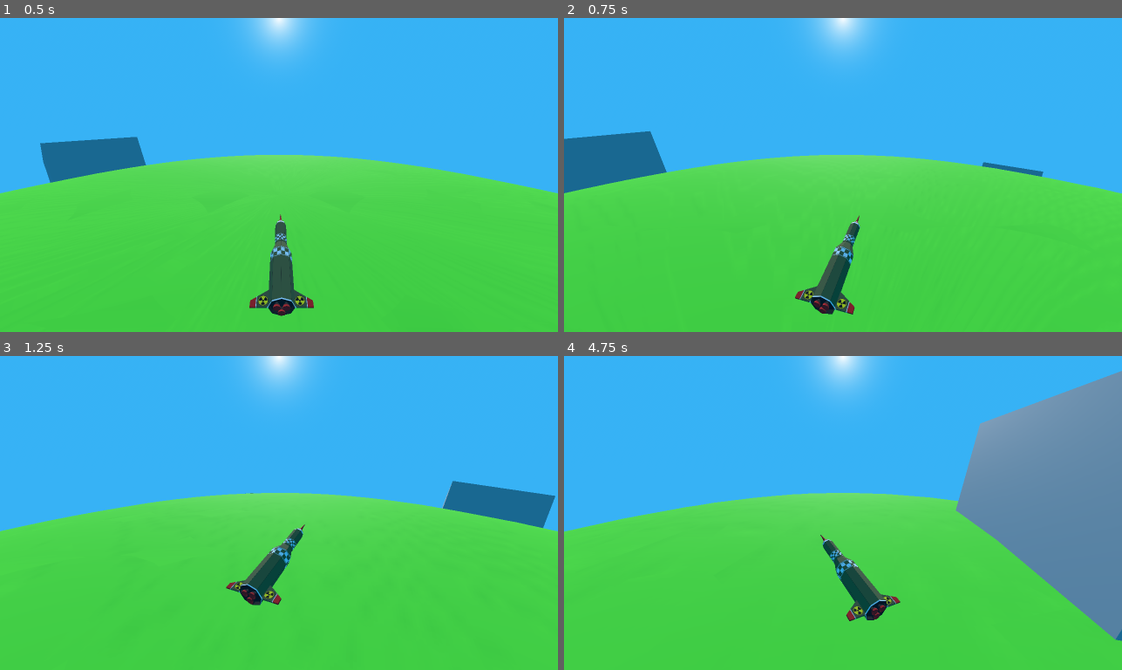
Above: before the commit, frames 1-4 (two rows, left to right).
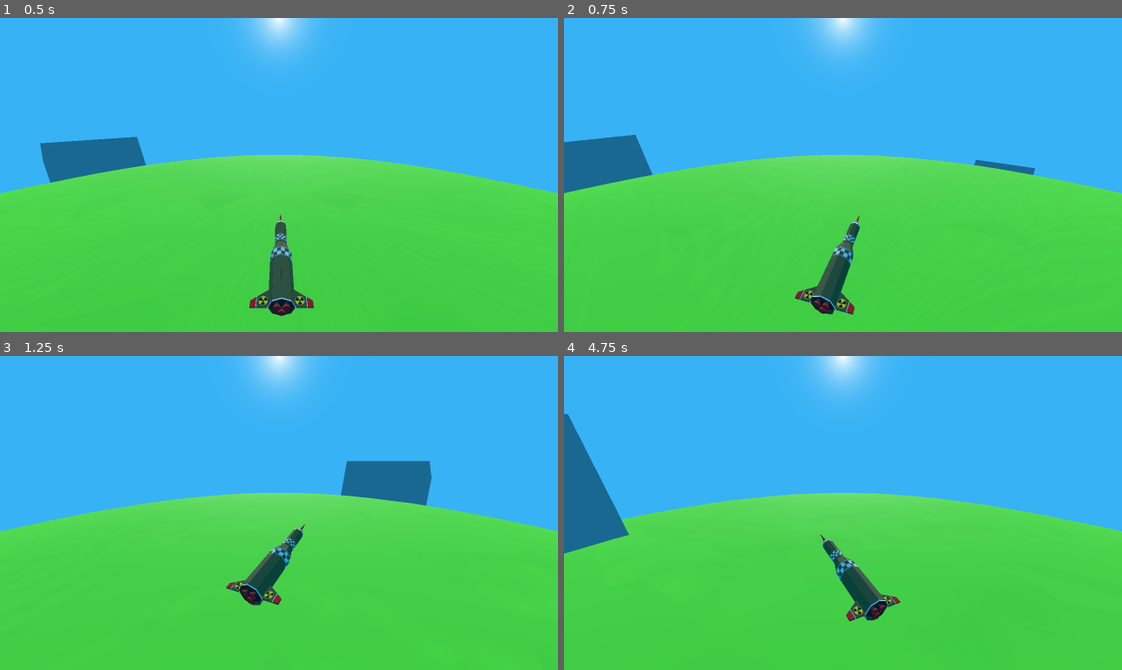
Above: after the commit, the same moments.

Repository: JacobCormier/I-cant-blow-up-mankind
Game: Godot game, scene res://scenes/Level1.tscn
Two runs of this game, one before a commit and one after it. Both use one fixed random seed, a clock stepped at 60 frames per second and the inputs below. Sound files missing from this copy of the repository are replaced by a short silence.
Inputs:
- Up to frame 1 (0.5 s): no input
- Up to frame 2 (0.75 s): tap Enter at 0.5 s; hold Right (ui_right) from 0.53 s (still down)
- Up to frame 3 (1.25 s): keep holding Right (ui_right); tap Space (ui_select) at 0.77 s
- Up to frame 4 (4.75 s): release Right (ui_right) at 1.28 s; hold Left (ui_left) 1.28-2.03 s; tap Space (ui_select) at 1.52, 3.02, 3.77, 4.52 s; hold Right (ui_right) 2.03-3.53 s; hold Left (ui_left) from 3.53 s (still down)

Frame 1 is identical in both runs. In frame 2, 0.7% of the frame differs, in the area x 0-100%, y 35-56%; in frame 3, 3.9%; in frame 4, 19%, in the area x 0-100%, y 4-91%.

Commit message:
Changed player movement speed on globe

Diff:
--- a/scripts/level_managing/globe_manager.gd
+++ b/scripts/level_managing/globe_manager.gd
@@ -5,7 +5,7 @@
 
 const ORBIT_SPEED_X = 0.3
 var orbit_speed_z_target : float
-const MAX_Z_ORBIT_SPEED = 0.3
+const MAX_Z_ORBIT_SPEED = 0.8
 
 var orbit_speed_z: float:
 	set(value):
@@ -32,7 +32,7 @@
 func _process(delta: float) -> void:
 		globe_test.rotate_x(ORBIT_SPEED_X * delta)
 
-		var transition_speed = 1.0
+		var transition_speed = 1.5
 		orbit_speed_z = lerpf(orbit_speed_z, orbit_speed_z_target, delta * transition_speed)
 		globe_test.rotate_z(orbit_speed_z * delta)
 
